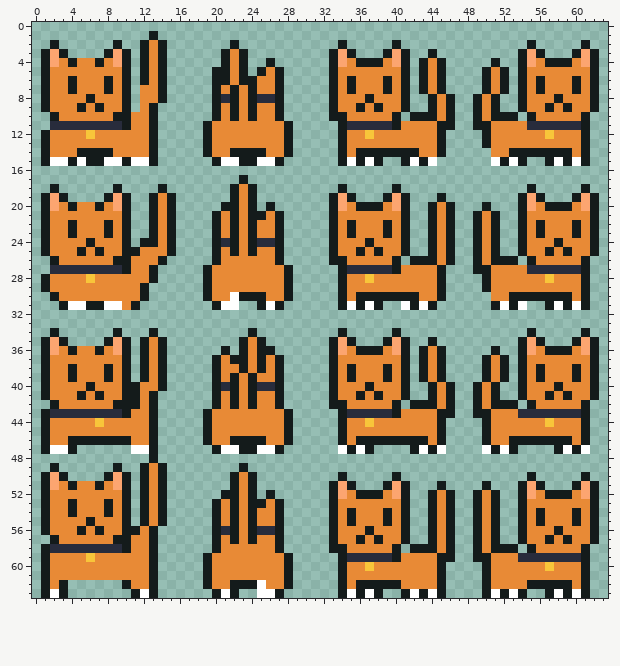
Two versions of one pixel-art sprite, Assets/Sprites/Skully Sprite/SpriteSheet.png. The first picture shows the starting point.
The file is 64x64 pixels.
After the commit:
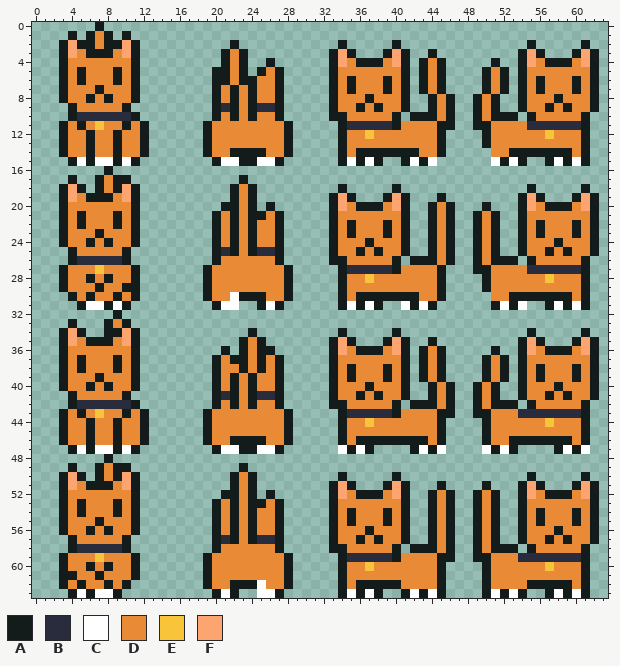
Palette (. is transparent): A #141b1b  B #282c3c  C #ffffff  D #e88a36  E #f8c53a  F #fca570
From old to new:
@@ x 0..28 @@
- 0 .............................
- 1 .............A...............
- 2 ..A......A..ADA.......A......
- 3 .AFA....AFA.ADA......ADA.....
- 4 .AFDADDADFA.ADA......ADA..A..
- 5 .ADDDDDDDDA.ADA.....AADA.ADA.
- 6 .ADDADDDADA.ADA.....AADAADDA.
- 7 .ADDADDDADA.DDA.....ADADADDA.
- 8 .ADDDDADDDA.DDA.....ABADABBA.
- 9 .ADDDADADDA.DA......ADADADDA.
-10 ..ADDDDDDAADDA......ADADADDA.
-11 ..BBBBBBBBADDA.....ADDDDDDDDA
-12 .ADDDDEDDDDDDA.....ADDDDDDDDA
-13 .ADDDDDDDDDDDA.....ADDDDDDDDA
-14 .ADDDAAAADDDDA.....ADDAAAADDA
-15 .ACCACAACCACCA......ACCAACCA.
-16 .............................
-17 .......................A.....
-18 ..A......A....A.......ADA....
-19 .AFA....AFA..ADA......ADA....
-20 .AFDADDADFA..ADA.....AADA.A..
-21 .ADDDDDDDDA..ADA....ADADAADA.
-22 .ADDADDDADA..ADA....ADADADDA.
-23 .ADDADDDADA..ADA....ADADADDA.
-24 .ADDDDADDDA.AADA....ABADABBA.
-25 .ADDDADADDAADDDA....ADADADDA.
-26 ..ADDDDDDAADDDA.....ADDDDDDA.
-27 ..BBBBBBBBADDA.....ADDDDDDDDA
-28 .ADDDDEDDDDDDA.....ADDDDDDDDA
-29 .ADDDDDDDDDDA......ADDDDDDDDA
-30 ..ADDDDDDDDDA......ADDCAAADDA
-31 ...ACCAACCDA........ACC..ACA.
-32 .............................
-33 .............................
-34 ..A......A...A..........A....
-35 .AFA....AFA.ADA........ADA...
-36 .AFDADDADFA.ADA......A.ADAA..
-37 .ADDDDDDDDA.ADA.....ADAADADA.
-38 .ADDADDDADA.ADA.....ADDADADA.
-39 .ADDADDDADA.ADA.....ADADADDA.
-40 .ADDDDADDDAADDA.....ABADABBA.
-41 .ADDDADADDAADA......ADADADDA.
-42 ..ADDDDDDAAADA......ADADADDA.
-43 .ABBBBBBBBADDA.....ADDDDDDDDA
-44 .ADDDDDEDDDDDA.....ADDDDDDDDA
-45 .ADDDDDDDDDDDA.....ADDDDDDDDA
-46 .ADDAAAAAAADDA.....ADDAAAADDA
-47 .ACCA......CCA......ACCAACCA.
-48 .............A...............
-49 ..A......A..ADA........A.....
-50 .AFA....AFA.ADA.......ADA....
-51 .AFDADDADFA.ADA.......ADA....
-52 .ADDDDDDDDA.ADA......AADA.A..
-53 .ADDADDDADA.ADA.....ADADAADA.
-54 .ADDADDDADA.ADA.....ADADADDA.
-55 .ADDDDADDDA.ADA.....ADADADDA.
-56 .ADDDADADDAADA......ABADABBA.
-57 ..ADDDDDDAADDA......ADADADDA.
-58 .ABBBBBBBBADDA......ADDDDDDA.
-59 .ADDDDEDDDDDDA.....ADDDDDDDDA
-60 .ADDDDDDDDDDDA.....ADDDDDDDDA
-61 .ADDDDDDDDDDDA.....ADDDDDDDDA
-62 .ADA......ADDA.....ADDAAACDDA
-63 .ACA.......ACA......ACA..CCA.
+ 0 .......A.....................
+ 1 ....A.ADA.A..................
+ 2 ...AFAADAAFA..........A......
+ 3 ...AFDAAADFA.........ADA.....
+ 4 ...ADDDDDDDA.........ADA..A..
+ 5 ...ADADDDADA........AADA.ADA.
+ 6 ...ADADDDADA........AADAADDA.
+ 7 ...ADDDADDDA........ADADADDA.
+ 8 ...ADDADADDA........ADADADDA.
+ 9 ....ADDDDDA.........ABADABBA.
+10 ....ABBBBBBA........ADADADDA.
+11 ...ADADEDDADA......ADDDDDDDDA
+12 ...ADDADDADDA......ADDDDDDDDA
+13 ...ADDADDADDA......ADDDDDDDDA
+14 ...ADDADDADDA......ADDAAAADDA
+15 ....ACACCACA........ACCAACCA.
+16 ........A....................
+17 ....A..ADAA............A.....
+18 ...AFA.ADAFA..........ADA....
+19 ...AFDAAADFA..........ADA....
+20 ...ADDDDDDDA.........AADA.A..
+21 ...ADADDDADA........ADADAADA.
+22 ...ADADDDADA........ADADADDA.
+23 ...ADDDADDDA........ADADADDA.
+24 ...ADDADADDA........ADADADDA.
+25 ....ADDDDDA.........ABADABBA.
+26 ....ABBBBBA.........ADDDDDDA.
+27 ...ADDDEDDDA.......ADDDDDDDDA
+28 ...ADDADADDA.......ADDDDDDDDA
+29 ...ADDDADDAA.......ADDDDDDDDA
+30 ....ADADDADA.......ADDCAAADDA
+31 .....ACCACA.........ACC..ACA.
+32 .........A...................
+33 ....A...ADA..................
+34 ...AFA..AAFA............A....
+35 ...AFDAAADFA...........ADA...
+36 ...ADDDDDDDA.........A.ADAA..
+37 ...ADADDDADA........ADAADADA.
+38 ...ADADDDADA........ADDADADA.
+39 ...ADDDADDDA........ADADADDA.
+40 ...ADDADADDA........ADADADDA.
+41 ....ADDDDDA.........ABADABBA.
+42 ....ABBBBBBA........ADADADDA.
+43 ...ADADEDDADA......ADDDDDDDDA
+44 ...ADDADDADDA......ADDDDDDDDA
+45 ...ADDADDADDA......ADDDDDDDDA
+46 ...ADDADDADDA......ADDAAAADDA
+47 ....ACACCACA........ACCAACCA.
+48 ........A....................
+49 ....A..ADAA............A.....
+50 ...AFA.ADAFA..........ADA....
+51 ...AFDAAADFA..........ADA....
+52 ...ADDDDDDDA.........AADA.A..
+53 ...ADADDDADA........ADADAADA.
+54 ...ADADDDADA........ADADADDA.
+55 ...ADDDADDDA........ADADADDA.
+56 ...ADDADADDA........ADADADDA.
+57 ....ADDDDDA.........ABADABBA.
+58 ....ABBBBBA.........ADDDDDDA.
+59 ...ADDDEDDDA.......ADDDDDDDDA
+60 ...ADDADADDA.......ADDDDDDDDA
+61 ...AADDADDDA.......ADDDDDDDDA
+62 ...ADADDADA........ADDAAACDDA
+63 ....ACACCA..........ACA..CCA.
